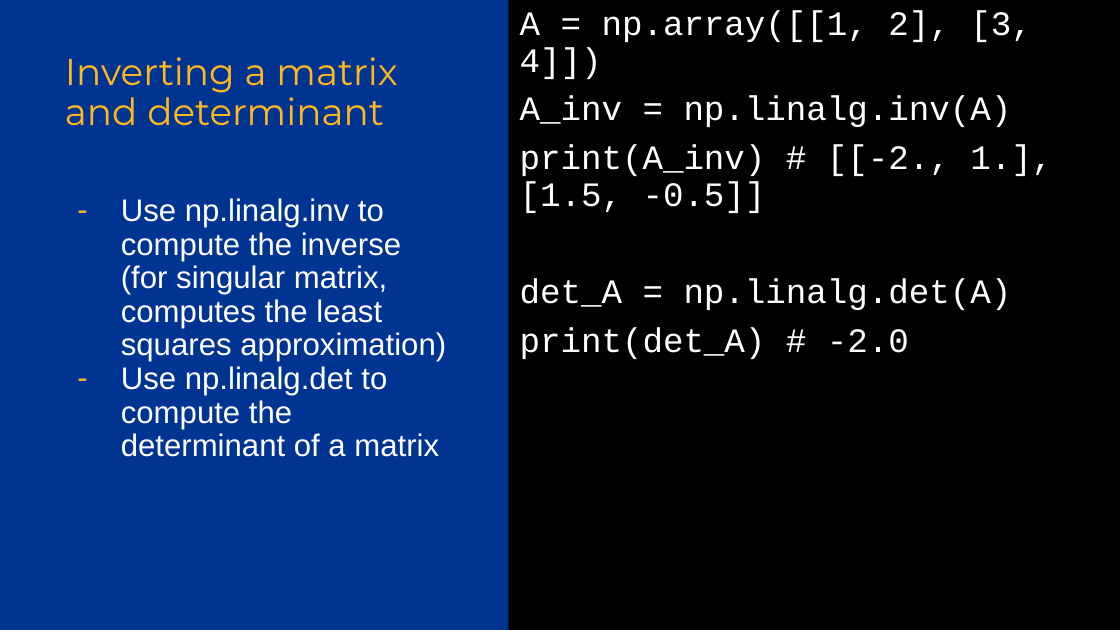
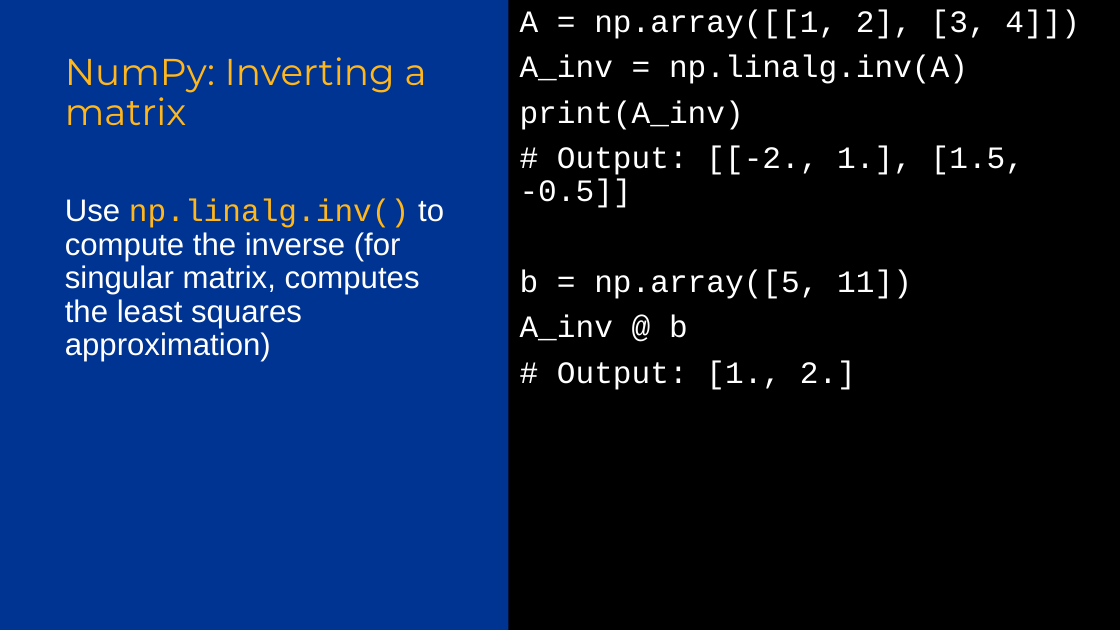
Before and after one commit to Pitt-INFORMS/workshops, a slide deck: slide 30 of python/2024/Python Workshop 2.pptx (slide 14 before the commit). Drawn at 1120x630 pixels with LibreOffice and Linux fonts; fonts in the diff are those of the drawing; background and template pictures are left out. Boxes give left, top, right and bottom in pixels: in the first picture for what was removed or moved away, otherwise in the second. Text is boxed around its words. In the diff, an @@ line names an element or a change of style, - is before the commit and + after.

```diff
--- a/python/2024/Python Workshop 2.pptx
+++ b/python/2024/Python Workshop 2.pptx
@@ text at [520,10,1080,84]: size 22 to 20 pt in "A = np.array([[1, 2], [3, 4]])", "A_inv = np.linalg.inv(A)" @@
@@ title at [65,57,427,126]: text changed @@
-Inverting a matrix and determinant
+NumPy: Inverting a matrix
@@ text at [520,100,1024,390]: text changed; size 22 to 20 pt @@
-print(A_inv) # [[-2., 1.], [1.5, -0.5]]
-det_A = np.linalg.det(A)
-print(det_A) # -2.0
+print(A_inv)
+# Output: [[-2., 1.], [1.5, -0.5]]
+b = np.array([5, 11])
+A_inv @ b
+# Output: [1., 2.]
@@ text at [65,199,444,362]: text changed @@
-– Use np.linalg.inv to compute the inverse (for singular matrix, computes the least squares approximation)
-– Use np.linalg.det to compute the determinant of a matrix
+Use np.linalg.inv() to compute the inverse (for singular matrix, computes the least squares approximation)
```
Also in this commit, not shown: 26 other slides changed, 42 slides added, 8 slides removed.
